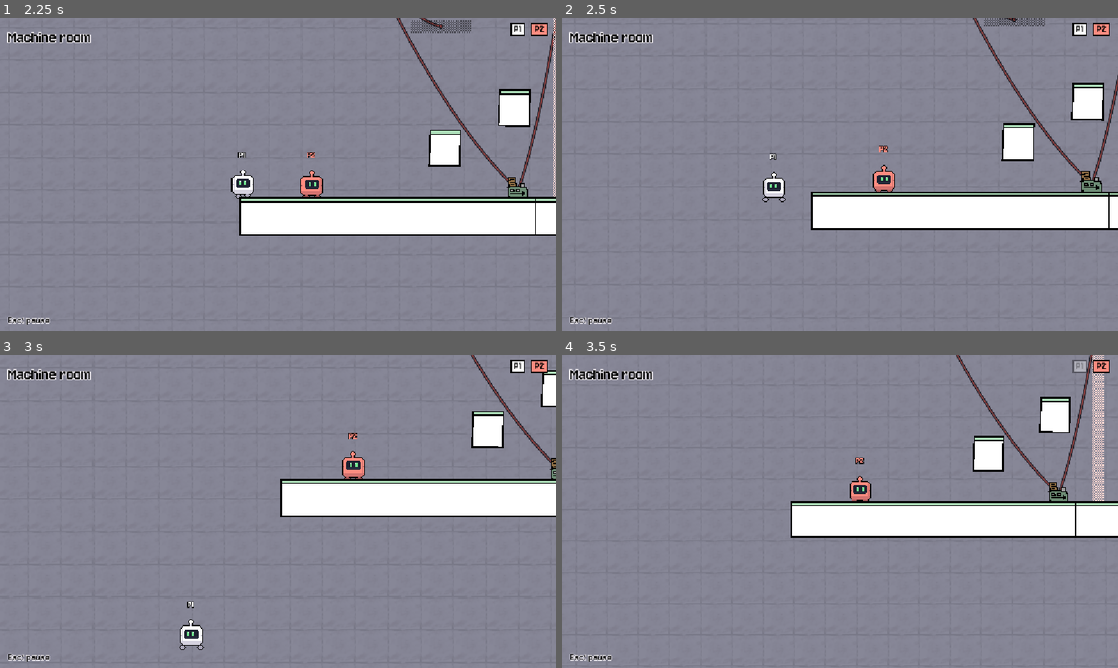
Above: before the commit, frames 1-4 (two rows, left to right).
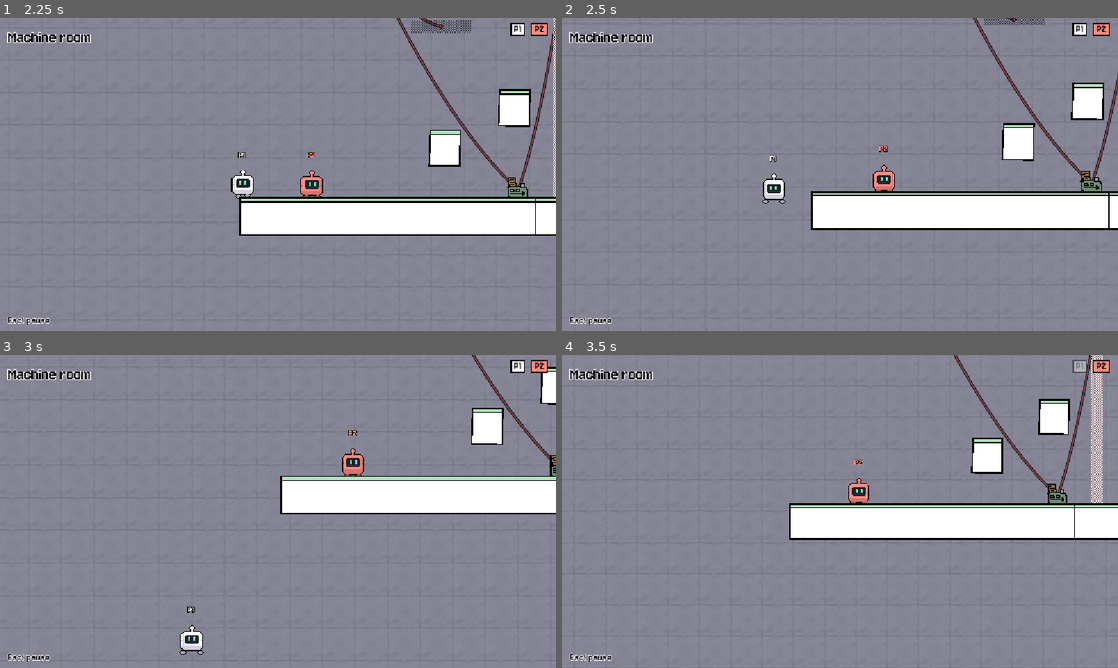
Above: after the commit, the same moments.

Repository: AnCarsenat/bot-party
Game: Godot game, scene res://ui/main_menu.tscn
The game is run twice, just before and just after one commit, with the same random seed, the same clock (stepped at 60 frames per second) and the same inputs.
Inputs (mouse positions are in pixels of both pictures, inside the frame that each line leads up to):
- Up to frame 1 (2.25 s): tap Enter (ui_accept) at 0.5 s; drag from (278, 174) to (333, 105) at 0.52 s; drag from (150, 127) to (250, 237) at 1.27 s; move the mouse to (333, 105) at 2.02 s; hold A (p1_move_left) from 2.03 s (still down); tap V at 2.1 s
- Up to frame 2 (2.5 s): keep holding A (p1_move_left)
- Up to frame 3 (3 s): release A (p1_move_left) at 2.75 s; drag from (250, 574) to (111, 464) at 2.77 s
- Up to frame 4 (3.5 s): no input

Frame 1 is identical in both runs. In frame 2, 0.8% of the frame differs, in the area x 36-100%, y 0-60%; in frame 3, 3.1%; in frame 4, 4.2%, in the area x 40-100%, y 0-60%.

Commit message:
Lowered the collision size of the player

Diff:
--- a/party/party_bot.gd
+++ b/party/party_bot.gd
@@ -101,7 +101,7 @@
 var _plan: Array = []      # per frame: [dir, jump held]
 var _commit := 0
 var _dangers: Array = []   # [Rect2 now, Vector2 velocity, trap that switches on and off or null,
-                           #  track or null, how it moves: [item, host, mount] or null]
+						   #  track or null, how it moves: [item, host, mount] or null]
 var _shooters: Array = []  # crossbows: [muzzle, bolt velocity, next shot in, interval, bolt flight time, size]
 var _dangers_age := 99
 var _reach: Array[Rect2] = []  # per danger: everywhere it can be while a plan runs
--- a/player/player.tscn
+++ b/player/player.tscn
@@ -5,12 +5,13 @@
 [ext_resource type="Texture2D" uid="uid://byhwx20dl8swd" path="res://player/player_face.webp" id="3_face"]
 
 [sub_resource type="RectangleShape2D" id="RectangleShape2D_thia8"]
-size = Vector2(82, 82)
+size = Vector2(55, 55)
 
 [node name="Player" type="CharacterBody2D" unique_id=6131778]
 script = ExtResource("1_onrkg")
 
 [node name="CollisionShape2D" type="CollisionShape2D" parent="." unique_id=1103701962]
+position = Vector2(1.5, 13.5)
 shape = SubResource("RectangleShape2D_thia8")
 
 [node name="Sprite2D" type="Sprite2D" parent="." unique_id=684448019]
--- a/project.godot
+++ b/project.godot
@@ -18,12 +18,6 @@
 [audio]
 
 buses/default_bus_layout="res://audio/default_bus_layout.tres"
-
-[bot_party]
-
-; Server list (and relay) the game uses unless a player types another one in
-; Online > List. Change it here (on GitHub too: edit project.godot) and rebuild.
-online/server_list="5.78.71.45"
 
 [autoload]
 
@@ -40,6 +34,10 @@
 Chat="*res://ui/chat.gd"
 CommandLine="*res://core/command_line.gd"
 
+[bot_party]
+
+online/server_list="5.78.71.45"
+
 [display]
 
 window/stretch/mode="canvas_items"
@@ -361,7 +359,6 @@
 [rendering]
 
 textures/canvas_textures/default_texture_filter=0
+rendering_device/driver.windows="d3d12"
 textures/vram_compression/import_etc2_astc=true
-
-rendering_device/driver.windows="d3d12"
 environment/defaults/default_clear_color=Color(0.47, 0.47, 0.53, 1)
Not shown, added: core/pads.gd.uid
Not shown, added: ui/chat.gd.uid
